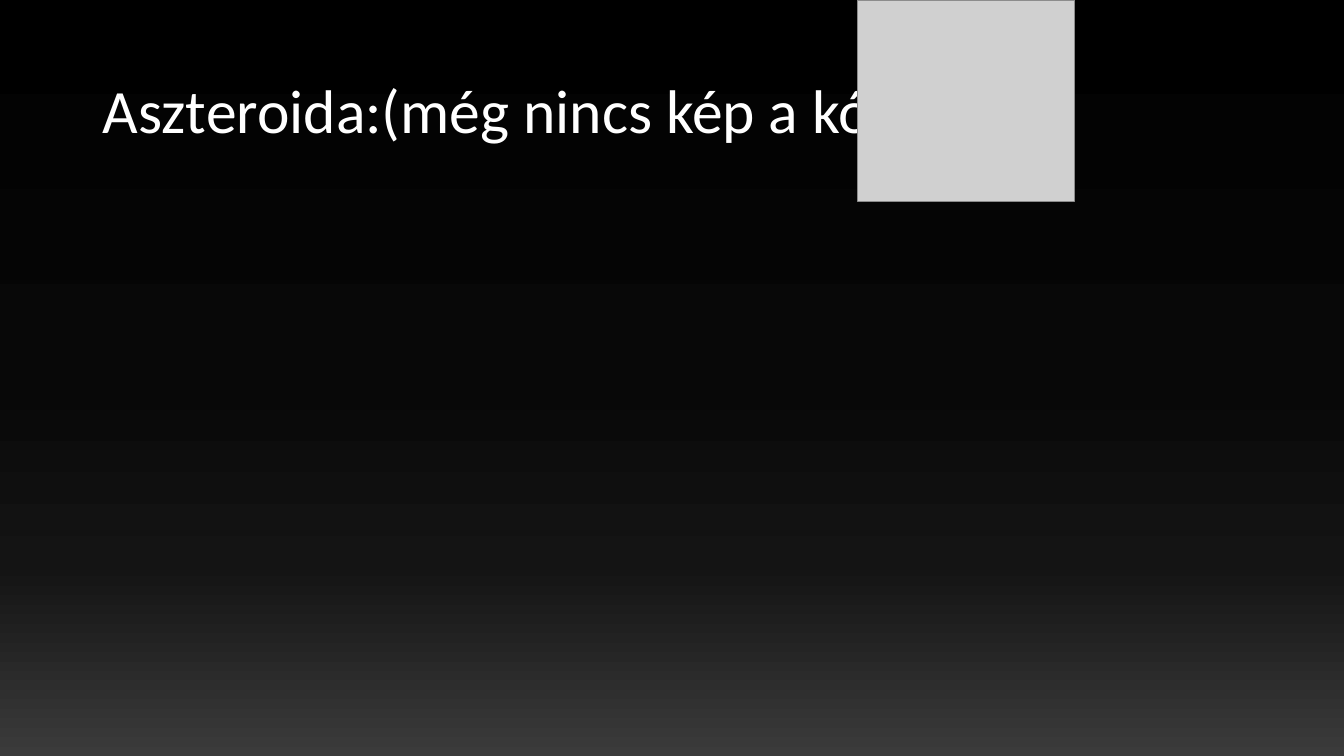
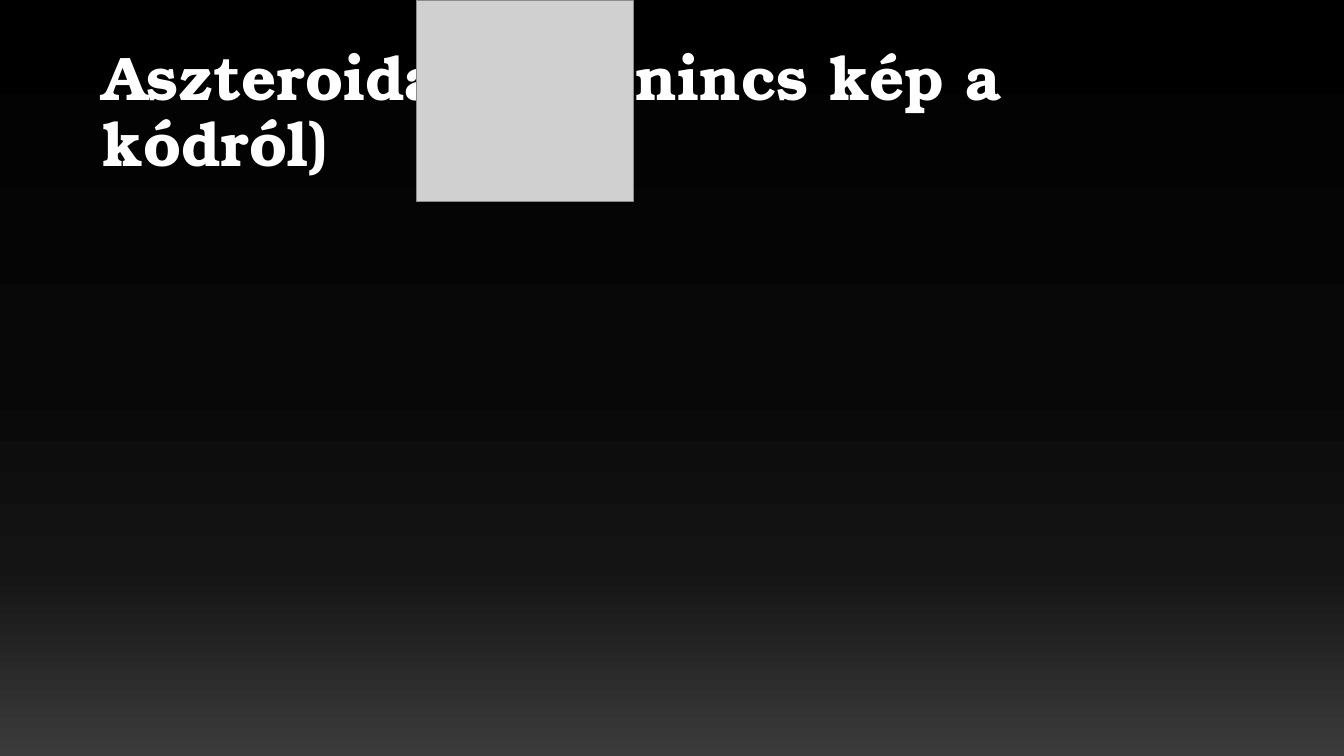
Before and after one commit to szollingerrajmund/SpaceHunter, a slide deck: slide 4 of PPT/Space Hunter.pptx (slide 3 before the commit). Drawn at 1344x756 pixels with LibreOffice and Linux fonts; fonts in the diff are those of the drawing; grey boxes stand for pictures. Boxes give left, top, right and bottom in pixels: in the first picture for what was removed or moved away, otherwise in the second. Text is boxed around its words. In the diff, an @@ line names an element or a change of style, - is before the commit and + after.

```diff
--- a/PPT/Space Hunter.pptx
+++ b/PPT/Space Hunter.pptx
@@ picture: place and size @@
-picture at box(858, 0, 1075, 201)
+picture at box(416, 0, 633, 201)
@@ title "Aszteroida:(még nincs kép a kódról)" at box(102, 38, 1001, 176): font Calibri to TeX Gyre Bonum, bold on @@
```
Also in this commit, not shown: 6 other slides changed, 2 slides added, 2 slides removed, 1 other file.
